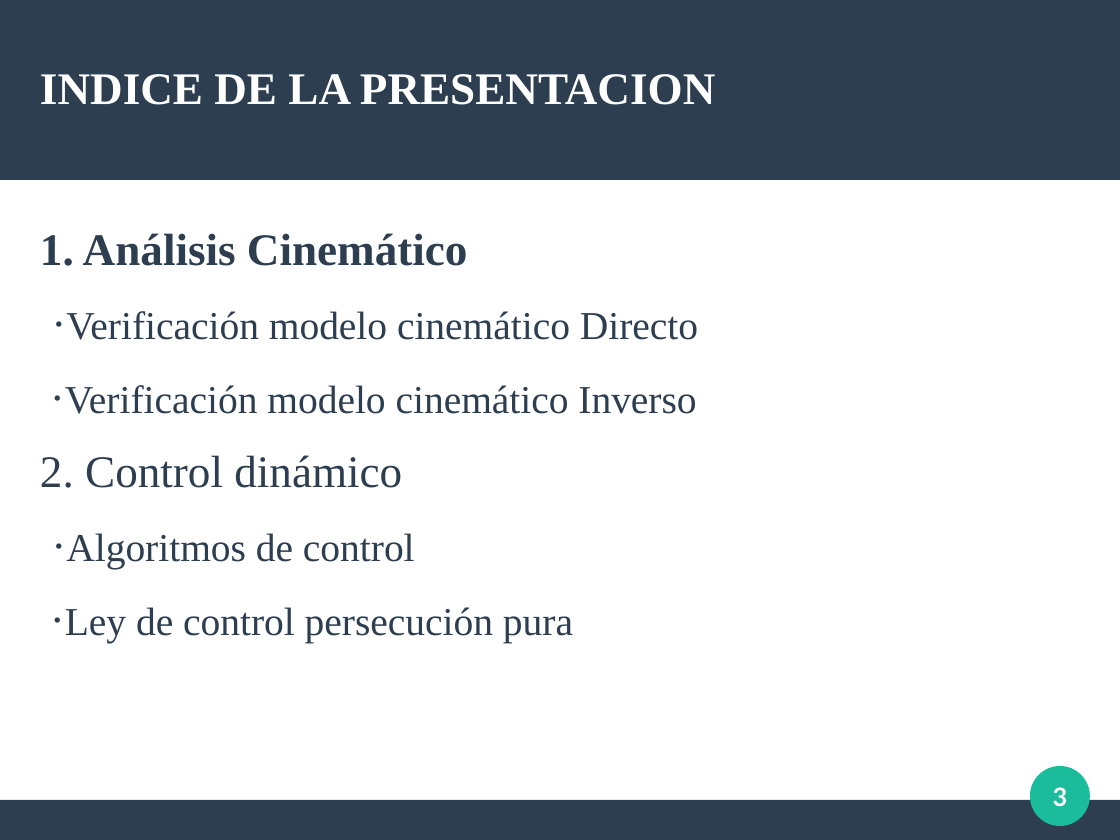
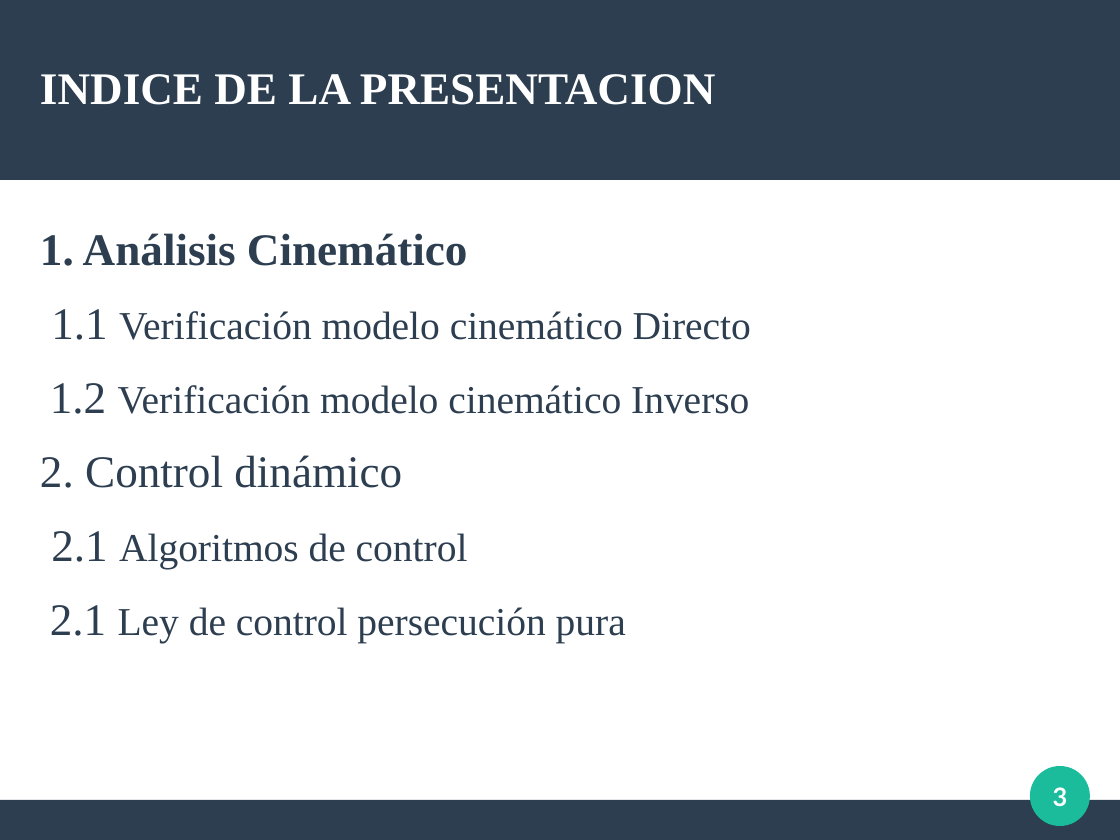
Before and after one commit to Arrivederccimamasita/Synchro_Drive_CyPR, a slide deck: slide 3 of Presentacion_defensa/defensa.odp. Drawn at 1120x840 pixels with LibreOffice and Linux fonts; fonts in the diff are those of the drawing. Boxes give left, top, right and bottom in pixels: in the first picture for what was removed or moved away, otherwise in the second. Text is boxed around its words. In the diff, an @@ line names an element or a change of style, - is before the commit and + after.

Commit message:
Anadido la parte de la presentacion de la implementacion de modelos. Ademas anadido en la simuacion del control con por trayectoria a partir de unos puntos datos

```diff
--- a/Presentacion_defensa/defensa.odp
+++ b/Presentacion_defensa/defensa.odp
@@ text at (50,309,751,414): text changed @@
-·Verificación modelo cinemático Directo
-·Verificación modelo cinemático Inverso
+1.1 Verificación modelo cinemático Directo
+1.2 Verificación modelo cinemático Inverso
@@ text at (50,531,626,644): text changed @@
-·Algoritmos de control
-·Ley de control persecución pura
+2.1 Algoritmos de control
+2.1 Ley de control persecución pura
```
Also in this commit, not shown: 5 other slides changed, 8 slides added, 1 slide removed, 2 other files.
